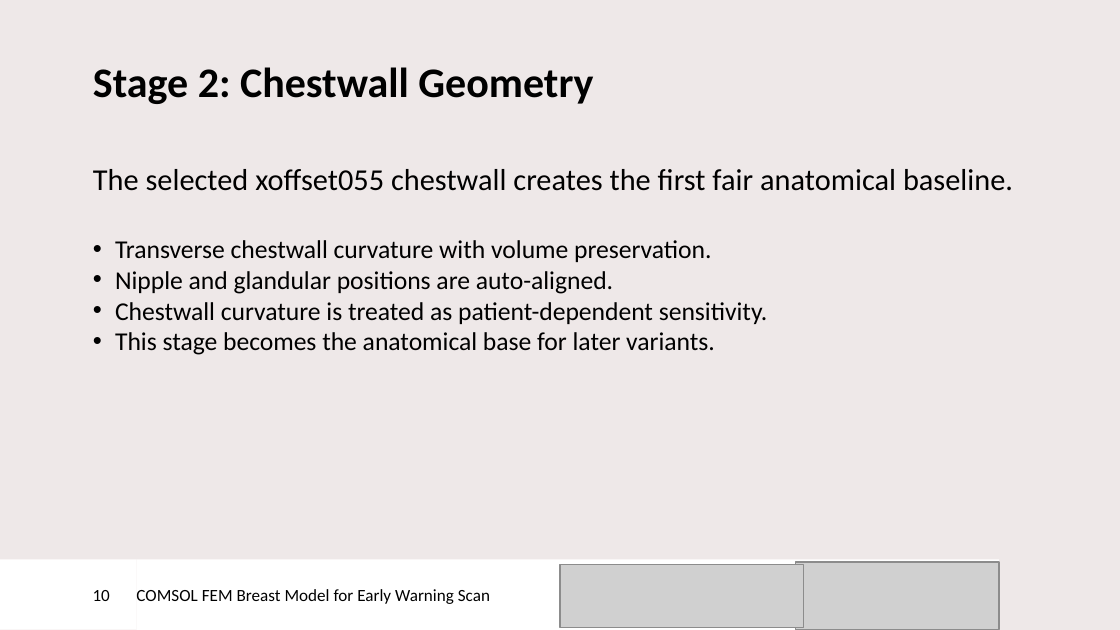
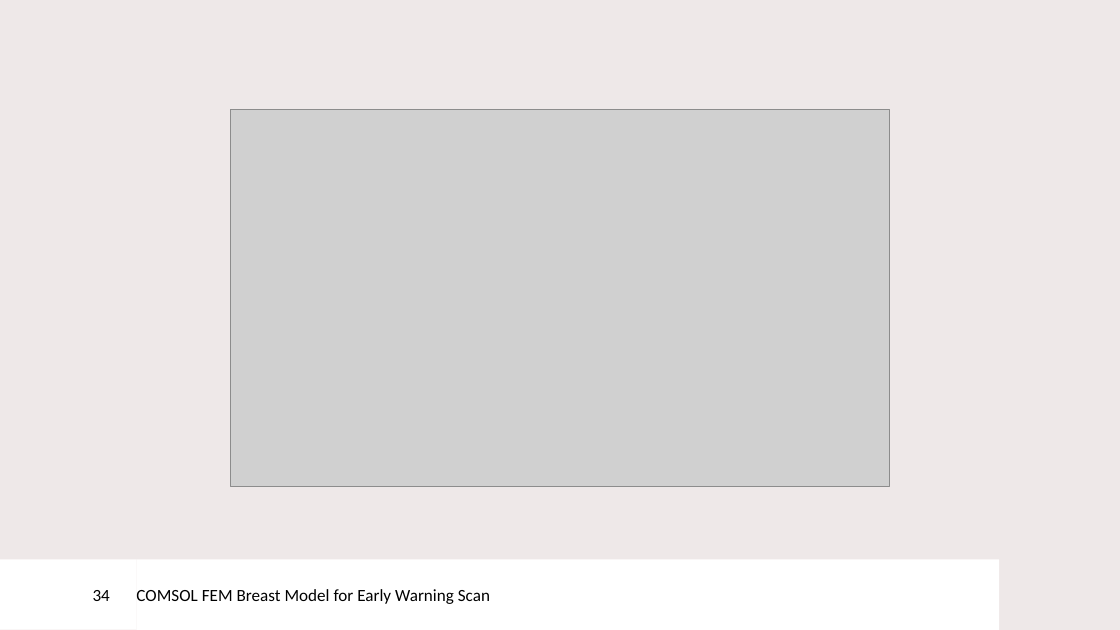
Before and after one commit to DaanKuijpers11/ews-comsol-breast-fem, a slide deck: slide 34 of docs/presentation/Early Warning Scan intership presentation - Daan Kuijpers.pptx (slide 10 before the commit). Drawn at 1120x630 pixels with LibreOffice and Linux fonts; fonts in the diff are those of the drawing; grey boxes stand for pictures; background and template pictures are left out. Boxes give left, top, right and bottom in pixels: in the first picture for what was removed or moved away, otherwise in the second. Text is boxed around its words. In the diff, an @@ line names an element or a change of style, - is before the commit and + after.

```diff
--- a/docs/presentation/Early Warning Scan intership presentation - Daan Kuijpers.pptx
+++ b/docs/presentation/Early Warning Scan intership presentation - Daan Kuijpers.pptx
@@ title removed at bbox=[93, 67, 593, 104] @@
-Stage 2: Chestwall Geometry
@@ picture added at bbox=[231, 110, 889, 487] @@
@@ text removed at bbox=[93, 169, 1013, 355] @@
-The selected xoffset055 chestwall creates the first fair anatomical baseline.
-    • Transverse chestwall curvature with volume preservation.
-    • Nipple and glandular positions are auto-aligned.
-    • Chestwall curvature is treated as patient-dependent sensitivity.
-    • This stage becomes the anatomical base for later variants.
@@ picture removed at bbox=[560, 564, 804, 628] @@
@@ picture removed at bbox=[795, 562, 999, 630] @@
@@ page number at bbox=[93, 590, 110, 601]: text changed @@
-10
+34
```
Also in this commit, not shown: 15 other slides changed, 18 slides added, 5 slides removed, 9 other files.
